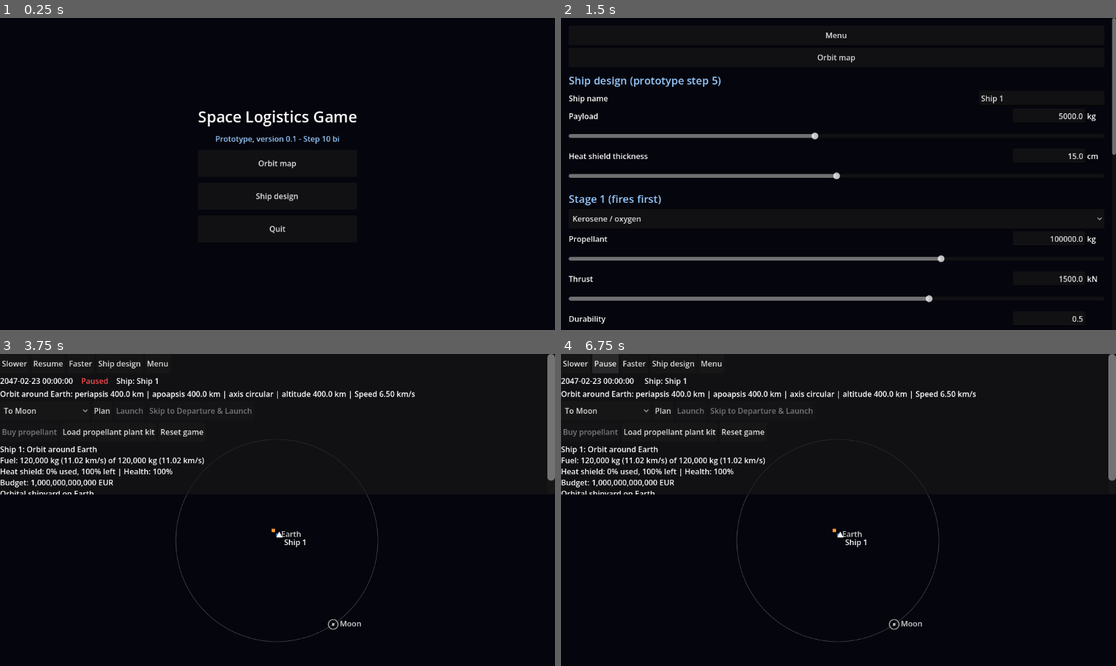
Above: before the commit, frames 1-4 (two rows, left to right).
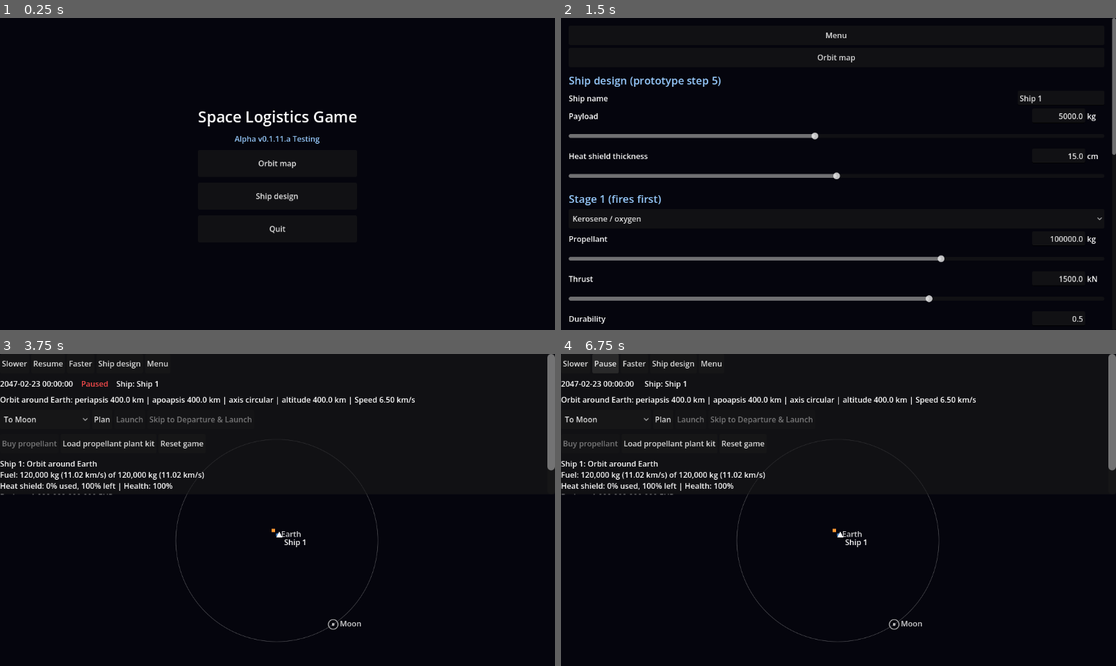
Above: after the commit, the same moments.

Repository: jonmakescars/asteroid-miner
Game: Godot game, scene res://menu.tscn
The game is run twice, just before and just after one commit, with the same random seed, the same clock (stepped at 60 frames per second) and the same inputs.
Inputs:
- Up to frame 1 (0.25 s): no input
- Up to frame 2 (1.5 s): click "Orbit map" at 0.5 s; click "Ship design" at 1.25 s
- Up to frame 3 (3.75 s): click "Menu" at 2 s; click "Ship design" at 2.75 s; click "Orbit map" at 3.5 s
- Up to frame 4 (6.75 s): click "Menu" at 4.25 s; click "Orbit map" at 5 s; click "Slower" at 5.75 s; click "Resume" at 6.5 s

The runs differ from the first frame. In frame 1, 0.2% of the frame differs, in the area x 38-62%, y 37-41%; in frame 2, less than 0.1%; in frame 3, 5.2%, in the area x 0-100%, y 7-46%; in frame 4, 5.1%.

Commit message:
Step 11a / v0.1.11.a - City lights displayed on night side of earth

Diff:
--- /dev/null
+++ b/asteroid-miner-sprites/shaders/city_lights.gdshader
@@ -0,0 +1,34 @@
+// Night-side lights of a body (city lights): the *_glow.png layer of the body, drawn on top of it and added to
+// the picture, but only on the side that the Sun does not light.
+// NOT YET TESTED IN GODOT: written for Godot 4.x, Compatibility renderer.
+//
+// The side that is lit is worked out the same way as in sprite_lit.gdshader for a planet (sun_elevation 0), from the
+// body's own normal map and the direction of the Sun on the screen, so the lights fade out exactly where the
+// daylight fades in. All directions are in the sprite's own space: x to the right, y down.
+shader_type canvas_item;
+render_mode blend_add;
+
+// The normal map of the body (for example earth_n.png).
+uniform sampler2D normal_map : hint_normal, filter_linear;
+// Direction from the body towards the Sun.
+uniform vec2 sun_dir = vec2(1.0, 0.0);
+// Brightness of the lights.
+uniform float strength = 1.0;
+// How far past the terminator the lights have faded in completely (the lit() value: -1 is the middle of the night side).
+uniform float fade_from = 0.04;
+uniform float fade_to = -0.30;
+
+void fragment() {
+	vec3 n = texture(normal_map, UV).rgb * 2.0 - 1.0;
+	n.y = -n.y;
+	n = normalize(n);
+	vec2 d = vec2(1.0, 0.0);
+	if (length(sun_dir) > 0.0001) {
+		d = normalize(sun_dir);
+	}
+	float lit = dot(n, vec3(d, 0.0));
+	float night = smoothstep(fade_from, fade_to, lit);
+	vec4 c = COLOR;
+	c.rgb *= night * strength;
+	COLOR = c;
+}
--- a/asteroid-miner-sprites/sprites/sprites.json
+++ b/asteroid-miner-sprites/sprites/sprites.json
@@ -275,19 +275,25 @@
  "bodies/earth": {
   "files": [
    "earth.png",
-   "earth_n.png"
-  ],
-  "size": [
-   390,
-   390
-  ],
-  "pivot": [
-   195.0,
-   195.0
-  ],
-  "px_per_unit": 2,
-  "note": "Summer state: a small Arctic ice cap and Greenland in white, fading softly into the land. The north pole is shifted toward the top of the image by the axial tilt. Keep the sprite pointing the same way in space as the planet orbits; do not turn it with the orbit",
-  "disc_radius_px": 192
+   "earth_n.png",
+   "earth_glow.png"
+  ],
+  "size": [
+   390,
+   390
+  ],
+  "pivot": [
+   195.0,
+   195.0
+  ],
+  "px_per_unit": 2,
+  "note": "Summer state: a small Arctic ice cap and Greenland in white, fading softly into the land. The north pole is shifted toward the top of the image by the axial tilt. Keep the sprite pointing the same way in space as the planet orbits; do not turn it with the orbit. earth_glow.png holds the city lights: draw it on its own sprite with shaders/city_lights.gdshader, on top of earth and earth_snow, so it shows only on the night side",
+  "disc_radius_px": 192,
+  "atmosphere": {
+   "day_tint": "#8EC5FF",
+   "twilight_tint": "#FF9A50",
+   "strength": 1.0
+  }
  },
  "bodies/earth_snow": {
   "files": [
@@ -321,7 +327,12 @@
   ],
   "px_per_unit": 2,
   "note": "Seen from above the north pole, so the cloud belts are rings around a blue-grey polar region. The Great Red Spot is in the southern half and is not visible from here",
-  "disc_radius_px": 192
+  "disc_radius_px": 192,
+  "atmosphere": {
+   "day_tint": "#F0D8B0",
+   "twilight_tint": "#C89870",
+   "strength": 0.5
+  }
  },
  "bodies/mars": {
   "files": [
@@ -338,7 +349,12 @@
   ],
   "px_per_unit": 2,
   "note": "North polar ice cap in white with a darker collar around it. The north pole is shifted toward the top of the image by the axial tilt. Keep the sprite pointing the same way in space as the planet orbits; do not turn it with the orbit",
-  "disc_radius_px": 192
+  "disc_radius_px": 192,
+  "atmosphere": {
+   "day_tint": "#E8B48A",
+   "twilight_tint": "#7FA8E0",
+   "strength": 0.6
+  }
  },
  "bodies/mercury": {
   "files": [
@@ -610,7 +626,12 @@
   ],
   "px_per_unit": 2,
   "note": "Hazy orange with soft rings of haze and a darker hood over the pole",
-  "disc_radius_px": 192
+  "disc_radius_px": 192,
+  "atmosphere": {
+   "day_tint": "#E0A458",
+   "twilight_tint": "#C07838",
+   "strength": 1.0
+  }
  },
  "bodies/moons/titania": {
   "files": [
@@ -678,7 +699,12 @@
   ],
   "px_per_unit": 2,
   "note": "Deep blue with faint belts, white cloud streaks and one dark spot. The north pole is shifted toward the top of the image by the axial tilt. Keep the sprite pointing the same way in space as the planet orbits; do not turn it with the orbit",
-  "disc_radius_px": 192
+  "disc_radius_px": 192,
+  "atmosphere": {
+   "day_tint": "#90B8FF",
+   "twilight_tint": "#6080E0",
+   "strength": 0.6
+  }
  },
  "bodies/phobos": {
   "files": [
@@ -711,7 +737,12 @@
   ],
   "px_per_unit": 2,
   "note": "Pale gold belts and the dark hexagon at the north pole. The rings are a separate sprite, saturn_rings. The north pole is shifted toward the top of the image by the axial tilt. Keep the sprite pointing the same way in space as the planet orbits; do not turn it with the orbit",
-  "disc_radius_px": 192
+  "disc_radius_px": 192,
+  "atmosphere": {
+   "day_tint": "#F0E0B8",
+   "twilight_tint": "#D0A870",
+   "strength": 0.5
+  }
  },
  "bodies/saturn_rings": {
   "files": [
@@ -759,7 +790,12 @@
   ],
   "px_per_unit": 2,
   "note": "Pale cyan. The planet lies on its side, so the pole is at the top edge with a paler cap around it. The rings are a separate sprite, uranus_rings",
-  "disc_radius_px": 192
+  "disc_radius_px": 192,
+  "atmosphere": {
+   "day_tint": "#B8F0F0",
+   "twilight_tint": "#80C8E0",
+   "strength": 0.6
+  }
  },
  "bodies/uranus_rings": {
   "files": [
@@ -791,7 +827,12 @@
   ],
   "px_per_unit": 2,
   "note": "Cream cloud deck with a sideways V of darker and paler streaks",
-  "disc_radius_px": 192
+  "disc_radius_px": 192,
+  "atmosphere": {
+   "day_tint": "#FFF0C8",
+   "twilight_tint": "#FFC878",
+   "strength": 1.0
+  }
  },
  "comets/coma": {
   "files": [
@@ -2194,5 +2235,37 @@
   ],
   "px_per_unit": 3,
   "note": "Propellant tanker seen from above, nose right"
+ },
+ "effects/atmo_day": {
+  "files": [
+   "atmo_day.png"
+  ],
+  "size": [
+   460,
+   460
+  ],
+  "pivot": [
+   230.0,
+   230.0
+  ],
+  "px_per_unit": 2,
+  "disc_radius_px": 192,
+  "note": "Atmosphere haze for any body with an atmosphere: faint over the sunlit half of the disc, brighter toward the limb, and a soft glow just above the limb on the day side. White, strength in alpha: draw additively over the body, tinted with modulate = atmosphere.day_tint, with its alpha set to atmosphere.strength. Drawn with the Sun to the right: place it on the body with the same scale (radius_px / 192) and rotate it to point at the Sun, independent of the body's own rotation or tilt"
+ },
+ "effects/atmo_twilight": {
+  "files": [
+   "atmo_twilight.png"
+  ],
+  "size": [
+   460,
+   460
+  ],
+  "pivot": [
+   230.0,
+   230.0
+  ],
+  "px_per_unit": 2,
+  "disc_radius_px": 192,
+  "note": "Twilight glow along the day/night terminator, strongest where the terminator meets the limb and sitting just on the night side. White, strength in alpha: draw additively over the body and atmo_day, tinted with modulate = atmosphere.twilight_tint, with its alpha set to atmosphere.strength. Same placement and rotation as atmo_day"
  }
 }
--- a/scripts/menu_view.gd
+++ b/scripts/menu_view.gd
@@ -2,7 +2,7 @@
 ## Start menu: opens the prototype screens.
 
 const MOBILE_UI_SCALE := 2.0
-const BUILD_LABEL := "version 0.1 - Step 10 bi"   # shown in the menu; update it with every new build
+const BUILD_LABEL := "Alpha v0.1.11.a Testing"   # shown in the menu; update it with every new build
 const ENTRIES := [
 	["Orbit map", "res://main.tscn"],
 	["Ship design", "res://ship_design.tscn"],
@@ -26,7 +26,7 @@
 	title.add_theme_font_size_override("font_size", 32)
 	box.add_child(title)
 	var subtitle := Label.new()
-	subtitle.text = "Prototype, " + BUILD_LABEL
+	subtitle.text = BUILD_LABEL
 	subtitle.horizontal_alignment = HORIZONTAL_ALIGNMENT_CENTER
 	subtitle.add_theme_color_override("font_color", Color(0.6, 0.8, 1.0))
 	box.add_child(subtitle)
--- a/scripts/orbit_view.gd
+++ b/scripts/orbit_view.gd
@@ -25,6 +25,10 @@
 const RING_RADIUS_PX := 10.0
 const RING_BELOW_PX := 2.0         # a body whose true radius is smaller than this many pixels gets a ring around it
 const ORBIT_SAMPLES := 160
+# Orbit lines fade in with the size of the view of their body on the screen (radius of the view in pixels, zooming
+# out) and out when the view is many times bigger than the screen (in half-screens, zooming in). 10bk: 16-60 px and 1.6-5.
+const LINE_FADE_SMALL_PX := Vector2(13.0, 48.0)
+const LINE_FADE_BIG_HALF_SCREENS := Vector2(8.0, 25.0)
 const MOBILE_UI_SCALE := 2.0
 const ZOOM_SECONDS := 0.7          # a change of the view is a zoom of this many (real) seconds
 const DOUBLE_TAP_MS := 400         # two taps on the same body within this time focus the view on it
@@ -438,7 +442,7 @@
 
 ## Pixels per km of the view of a body: its widest orbit fits the screen.
 func _fit_scale(frame_id: String) -> float:
-	var half_extent := minf(size.x * 0.5, size.y * 0.38)
+	var half_extent := _half_screen()
 	return half_extent * GameState.VIEW_FILL / GameState.view_extent_km(frame_id, time_jd)
 
 
@@ -1371,7 +1375,7 @@
 	if cam_body == "":
 		return
 	var centre := _view_centre()
-	var half_extent := minf(size.x * 0.5, size.y * 0.38)
+	var half_extent := _half_screen()
 	# The scenes of the camera's body, of the body it orbits and of its children are drawn together; each fades
 	# in when its view gets big enough to see and its orbit lines fade out when it is far bigger than the screen.
 	var scene_ids: Array = []
@@ -1388,9 +1392,8 @@
 	for n in scene_ids.size():
 		var id := str(scene_ids[n])
 		var radius_px := GameState.view_radius_km(id, time_jd) * cam_scale
-		var visible_enough := smoothstep(16.0, 60.0, radius_px)
-		var too_big := 1.0 - smoothstep(1.6 * half_extent, 5.0 * half_extent, radius_px)
-		scene_alphas.append([visible_enough * too_big, visible_enough])
+		var visible_enough := smoothstep(LINE_FADE_SMALL_PX.x, LINE_FADE_SMALL_PX.y, radius_px)
+		scene_alphas.append([visible_enough * _too_big_fade(radius_px, half_extent), visible_enough])
 		if visible_enough > 0.01:
 			var rank := 0 if id == cam_body else 1
 			for body_id: String in [id] + (children[id] as Array):
@@ -1452,6 +1455,16 @@
 	draw_string(ThemeDB.fallback_font, p + Vector2(10, 22), GameState.ship_name, HORIZONTAL_ALIGNMENT_LEFT, -1, 16, Color.WHITE)
 
 
+## More points for a line that is much bigger than the screen, so that its corners do not show.
+func _sample_count(radius_px: float, half_extent: float, base: int) -> int:
+	return clampi(int(float(base) * maxf(1.0, radius_px / (2.0 * half_extent))), base, 2048)
+
+
+## The orbit lines of a scene fade out when its view is far bigger than the screen (the same for every line).
+func _too_big_fade(radius_px: float, half_extent: float) -> float:
+	return 1.0 - smoothstep(LINE_FADE_BIG_HALF_SCREENS.x * half_extent, LINE_FADE_BIG_HALF_SCREENS.y * half_extent, radius_px)
+
+
 ## The orbit the ship is in (green); while a burn or an aerobraking pass changes it, the orbit morphs. It is always
 ## drawn, whatever the scene it belongs to shows, unless it is so small that it cannot be told from the body, or so
 ## much bigger than the screen that a line through its points would be wrong.
@@ -1463,15 +1476,22 @@
 	if not morph.is_empty():
 		parent_id = str(morph["parent"])
 		segment = morph["segment"]
+	# On the way inside the local view of another body, the blue route of that view is the ship's course (and the
+	# ship is drawn on it), so the orbit of the transfer leg is not drawn as a second line.
+	var context := GameState.ship_context_id
+	if str(leg["kind"]) == "transfer" and context != "" and context != parent_id:
+		return
 	var apoapsis := float(segment["semi_major_axis_km"]) * (1.0 + float(segment["eccentricity"]))
 	var above_body_px := (apoapsis - float(bodies[parent_id]["radius_km"])) * cam_scale
-	if above_body_px * 1.0 < 2.0 or apoapsis * cam_scale > 8.0 * half_extent:
+	if above_body_px * 1.0 < 2.0 or apoapsis * cam_scale > LINE_FADE_BIG_HALF_SCREENS.y * half_extent:
 		return
 	var origin := _screen_of(parent_id)
 	var ring := PackedVector2Array()
-	for point in Kepler.orbit_points(segment, 128):
+	for point in Kepler.orbit_points(segment, _sample_count(apoapsis * cam_scale, half_extent, 128)):
 		ring.append(_to_screen(point, origin, cam_scale))
-	draw_polyline(ring, Color(0.3, 1.0, 0.4, 0.85 * smoothstep(2.0, 6.0, above_body_px)), 1.5, true)
+	# It fades out with the same zoom rule as the blue lines (the size of the view of the body it orbits).
+	var zoom_fade := _too_big_fade(GameState.view_radius_km(parent_id, time_jd) * cam_scale, half_extent)
+	draw_polyline(ring, Color(0.3, 1.0, 0.4, 0.85 * smoothstep(2.0, 6.0, above_body_px) * zoom_fade), 1.5, true)
 
 
 ## The faded colour of an orbit line, and of a marker (a body, its name).
@@ -1490,7 +1510,7 @@
 	for kid_id in kid_ids:
 		var segment := Kepler.segment_at(bodies[kid_id]["orbit_segments"], time_jd)
 		var line := PackedVector2Array()
-		for point in Kepler.orbit_points(segment, ORBIT_SAMPLES):
+		for point in Kepler.orbit_points(segment, _sample_count(float(segment["semi_major_axis_km"]) * px_per_km, _half_screen(), ORBIT_SAMPLES)):
 			line.append(_to_screen(point, centre, px_per_km))
 		draw_polyline(line, _fade(Color(1, 1, 1, 0.25)), 1.0, true)
 
@@ -1530,7 +1550,7 @@
 		if str(capture_leg["parent"]) != frame_id:
 			continue
 		var ring := PackedVector2Array()
-		for point in Kepler.orbit_points(capture_leg["segment"], 64):
+		for point in Kepler.orbit_points(capture_leg["segment"], _sample_count(float(capture_leg["segment"]["semi_major_axis_km"]) * px_per_km, _half_screen(), 64)):
 			ring.append(_to_screen(point, centre, px_per_km))
 		draw_polyline(ring, _fade(Color(0.4, 0.9, 1.0, 0.7 if capture_leg["kind"] == "orbit" else 0.3)), 1.0, true)
 
@@ -1554,6 +1574,11 @@
 			break
 		step_seconds *= 1.12
 	return points
+
+
+## Half the size of the part of the screen the map uses.
+func _half_screen() -> float:
+	return minf(size.x * 0.5, size.y * 0.38)
 
 
 func _to_screen(position_km: Vector2, centre: Vector2, px_per_km: float) -> Vector2:
@@ -1604,13 +1629,17 @@
 		# Northern winter: snow fades in when the north pole (the top of the sprite) leans away from the Sun.
 		var snow := clampf(0.5 - 0.5 * sun_dir.dot(Vector2.UP), 0.0, 1.0)
 		_request_sprite("bodies/earth_snow", "bodies/earth_snow", screen_position, sprite_scale, sun_dir, alpha * snow, true)
+	# Lights on the night side (city lights): any body with a *_glow.png layer (Earth so far).
+	var glow_key := key + "_glow"
+	if not SpriteLibrary.entry(glow_key).is_empty() and not (SpriteLibrary.entry(key).get("normal") == null):
+		_request_sprite(glow_key, glow_key, screen_position, sprite_scale, sun_dir, alpha, true, key)
 	for ring_key in ["bodies/%s_rings" % id]:
 		if not SpriteLibrary.entry(ring_key).is_empty():
 			_request_sprite(ring_key, ring_key, screen_position, sprite_scale, sun_dir, alpha, false)
 	return alpha / maxf(marker_alpha, 0.0001)
 
 
-func _request_sprite(node_key: String, sprite_key: String, screen_position: Vector2, sprite_scale: float, sun_dir: Vector2, alpha: float, lit: bool) -> void:
+func _request_sprite(node_key: String, sprite_key: String, screen_position: Vector2, sprite_scale: float, sun_dir: Vector2, alpha: float, lit: bool, night_of := "") -> void:
 	if sprite_requests.has(node_key):
 		# The same body drawn by two scenes at once: the camera body's own scene has exact positions (the others are
 		# millions of pixels away and jitter in 32-bit floats), so its position wins; the opacity is the larger one.
@@ -1619,7 +1648,7 @@
 		if int(earlier["rank"]) < scene_rank:
 			earlier["alpha"] = alpha
 			return
-	sprite_requests[node_key] = {"sprite": sprite_key, "pos": screen_position, "scale": sprite_scale, "sun": sun_dir, "alpha": alpha, "lit": lit, "rank": scene_rank}
+	sprite_requests[node_key] = {"sprite": sprite_key, "pos": screen_position, "scale": sprite_scale, "sun": sun_dir, "alpha": alpha, "lit": lit, "rank": scene_rank, "night_of": night_of}
 
 
 ## Shows the requested sprites (creating the nodes the first time) and hides the rest.
@@ -1640,16 +1669,24 @@
 			node.texture = info["texture"]
 			node.offset = -(info["pivot"] as Vector2)
 			node.texture_filter = CanvasItem.TEXTURE_FILTER_LINEAR_WITH_MIPMAPS
-			var material := SpriteLibrary.lit_material(info["normal"] as Texture2D)
+			var night_of := str(request.get("night_of", ""))
+			var material: ShaderMaterial = null
+			if night_of != "":
+				material = SpriteLibrary.night_material(SpriteLibrary.entry(night_of).get("normal") as Texture2D)   # (the lights of a body, lit by its normal map)
+			else:
+				material = SpriteLibrary.lit_material(info["normal"] as Texture2D)
 			if material != null:
 				node.set_meta("lit_material", material)
 			sprite_layer.add_child(node)
 			sprite_nodes[node_key] = node
+		var lit_material: ShaderMaterial = node.get_meta("lit_material", null)
+		if str(request.get("night_of", "")) != "" and lit_material == null:
+			node.visible = false   # (no shader or normal map: the lights would show all round, so they are left out)
+			continue
 		node.visible = true
 		node.position = request["pos"]
 		node.scale = Vector2.ONE * float(request["scale"])
 		node.modulate = Color(1, 1, 1, float(request["alpha"]))
-		var lit_material: ShaderMaterial = node.get_meta("lit_material", null)
 		if bool(request["lit"]) and lit_material != null:
 			node.material = lit_material
 			lit_material.set_shader_parameter("sun_dir", request["sun"])
--- a/scripts/ship_design_view.gd
+++ b/scripts/ship_design_view.gd
@@ -39,6 +39,10 @@
 var shield_mass_kg := 0.0
 var start_stages: Array = []     # starting values of the sliders (defaults, or the last saved design)
 var result_label: Label
+var scroll_box: ScrollContainer      # the scrolled screen
+var margin_box: MarginContainer      # its margin; the bottom margin grows by the height of the on-screen keyboard
+var keyboard_pad := -1               # the keyboard height (in screen units) that the bottom margin was made for
+var last_focus: Control = null
 
 
 func _ready() -> void:
@@ -91,10 +95,12 @@
 
 func _build_ui() -> void:
 	var scroll := ScrollContainer.new()
+	scroll_box = scroll
 	scroll.set_anchors_preset(Control.PRESET_FULL_RECT)
 	scroll.horizontal_scroll_mode = ScrollContainer.SCROLL_MODE_DISABLED
 	add_child(scroll)
 	var margin := MarginContainer.new()
+	margin_box = margin
 	margin.size_flags_horizontal = Control.SIZE_EXPAND_FILL
 	for side in ["left", "top", "right", "bottom"]:
 		margin.add_theme_constant_override("margin_" + side, 16)
@@ -118,11 +124,12 @@
 	box.add_child(name_row)
 	var name_label := Label.new()
 	name_label.text = "Ship name"
+	name_label.custom_minimum_size = Vector2(60, 0)
 	name_label.size_flags_horizontal = Control.SIZE_EXPAND_FILL
 	name_row.add_child(name_label)
 	var name_edit := LineEdit.new()
 	name_edit.text = ship_name
-	name_edit.custom_minimum_size = Vector2(260, 0)
+	name_edit.custom_minimum_size = Vector2(180, 0)
 	name_edit.max_length = 40
 	name_edit.text_changed.connect(func(text: String) -> void:
 		ship_name = text
@@ -150,6 +157,9 @@
 
 	_add_heading(box, "Result")
 	result_label = Label.new()
+	result_label.autowrap_mode = TextServer.AUTOWRAP_WORD_SMART   # long lines wrap instead of making the screen wider than a portrait phone
+	result_label.custom_minimum_size = Vector2(100, 0)
+	result_label.size_flags_horizontal = Control.SIZE_EXPAND_FILL
 	box.add_child(result_label)
 
 
@@ -158,6 +168,8 @@
 	label.text = text
 	label.add_theme_font_size_override("font_size", 22)
 	label.add_theme_color_override("font_color", Color(0.6, 0.8, 1.0))
+	label.autowrap_mode = TextServer.AUTOWRAP_WORD_SMART
+	label.custom_minimum_size = Vector2(100, 0)
 	parent.add_child(Control.new())  # small spacer
 	parent.add_child(label)
 
@@ -169,10 +181,12 @@
 	parent.add_child(row)
 	var title_label := Label.new()
 	title_label.text = title
+	title_label.autowrap_mode = TextServer.AUTOWRAP_WORD_SMART   # a long title wraps (portrait is narrow)
+	title_label.custom_minimum_size = Vector2(70, 0)
 	title_label.size_flags_horizontal = Control.SIZE_EXPAND_FILL
 	row.add_child(title_label)
 	var edit := LineEdit.new()
-	edit.custom_minimum_size = Vector2(150, 0)
+	edit.custom_minimum_size = Vector2(110, 0)
 	edit.alignment = HORIZONTAL_ALIGNMENT_RIGHT
 	edit.select_all_on_focus = true
 	edit.virtual_keyboard_type = LineEdit.KEYBOARD_TYPE_NUMBER_DECIMAL
@@ -300,6 +314,30 @@
 	(control["edit"] as LineEdit).text = String.num(_value_of(control), 2)
 
 
+## The on-screen keyboard (phones) covers the lower part of the screen: the bottom margin grows by its height so the
+## scrolled screen can move the edited text box above it, and the box in focus is scrolled into view (B-012).
+func _process(_delta: float) -> void:
+	if scroll_box == null:
+		return
+	var keyboard := int(ceil(float(DisplayServer.virtual_keyboard_get_height()) / maxf(get_window().content_scale_factor, 0.1)))
+	var focused := get_viewport().gui_get_focus_owner()
+	var edit_focus: Control = focused if focused is LineEdit else null
+	if keyboard != keyboard_pad:
+		keyboard_pad = keyboard
+		margin_box.add_theme_constant_override("margin_bottom", 16 + keyboard)
+		last_focus = null   # scroll to the box again with the new margin
+	if edit_focus != last_focus:
+		last_focus = edit_focus
+		if edit_focus != null:
+			_show_focused.call_deferred(edit_focus)
+
+
+func _show_focused(control: Control) -> void:
+	await get_tree().process_frame   # the new margin has to be laid out first
+	if is_instance_valid(control) and control.is_inside_tree():
+		scroll_box.ensure_control_visible(control)
+
+
 ## A click outside the focused text box ends the editing, which applies the typed value.
 func _input(event: InputEvent) -> void:
 	var click := event as InputEventMouseButton
--- a/scripts/sprite_library.gd
+++ b/scripts/sprite_library.gd
@@ -7,6 +7,7 @@
 
 const ROOTS: Array = ["res://sprites/", "res://asteroid-miner-sprites/sprites/"]
 const SHADERS: Array = ["res://shaders/sprite_lit.gdshader", "res://asteroid-miner-sprites/shaders/sprite_lit.gdshader"]
+const NIGHT_SHADERS: Array = ["res://shaders/city_lights.gdshader", "res://asteroid-miner-sprites/shaders/city_lights.gdshader"]
 const DISC_RADIUS_PX := 192.0   # every round body in the pack has a disc of this radius
 
 static var _ready_once := false
@@ -14,6 +15,7 @@
 static var _manifest: Dictionary = {}
 static var _entries: Dictionary = {}   # key -> {texture, normal, glow, pivot}
 static var _shader: Shader = null
+static var _night_shader: Shader = null
 
 
 static func _setup() -> void:
@@ -35,6 +37,10 @@
 	for path: String in SHADERS:
 		if ResourceLoader.exists(path):
 			_shader = load(path) as Shader
+			break
+	for path: String in NIGHT_SHADERS:
+		if ResourceLoader.exists(path):
+			_night_shader = load(path) as Shader
 			break
 
 
@@ -91,3 +97,15 @@
 	material.set_shader_parameter("normal_map", normal)
 	material.set_shader_parameter("sun_elevation", 0.0)
 	return material
+
+
+## A new material for the night-side lights of a body (its *_glow.png layer): shows the layer only where the body's
+## own normal map says the Sun does not light it (null when the shader is missing).
+static func night_material(normal: Texture2D) -> ShaderMaterial:
+	_setup()
+	if _night_shader == null or normal == null:
+		return null
+	var material := ShaderMaterial.new()
+	material.shader = _night_shader
+	material.set_shader_parameter("normal_map", normal)
+	return material
--- a/scripts/top_bar.gd
+++ b/scripts/top_bar.gd
@@ -18,6 +18,7 @@
 const MAX_HEIGHT_PORTRAIT := 0.45   # share of the screen height the bar may use before it scrolls
 const MAX_HEIGHT_LANDSCAPE := 0.45
 const WHEEL_STEP_PX := 48
+const STATUS_ITEM_GAP := 10   # space between the items of the text list (about half a line)
 
 var scroll: ScrollContainer
 var box: VBoxContainer
@@ -42,6 +43,7 @@
 	scroll.gui_input.connect(_on_scroll_input)
 	box = VBoxContainer.new()
 	box.size_flags_horizontal = Control.SIZE_EXPAND_FILL
+	box.add_theme_constant_override("separation", STATUS_ITEM_GAP)
 	scroll.add_child(box)
 
 	var row := HFlowContainer.new()
Binary file added: 1000061643.png
Not shown, added: 1000061643.png.import
Binary file added: 1000061644.png
Not shown, added: 1000061644.png.import
Not shown, removed: README.md.txt
Binary file added: asteroid-miner-sprites/overview_step11.png
Not shown, added: asteroid-miner-sprites/overview_step11.png.import
Not shown, added: asteroid-miner-sprites/shaders/city_lights.gdshader.uid
Binary file added: asteroid-miner-sprites/sprites/bodies/earth_glow.png
Not shown, added: asteroid-miner-sprites/sprites/bodies/earth_glow.png.import
Binary file added: asteroid-miner-sprites/sprites/effects/atmo_day.png
Not shown, added: asteroid-miner-sprites/sprites/effects/atmo_day.png.import
(and 6 more such lines)
